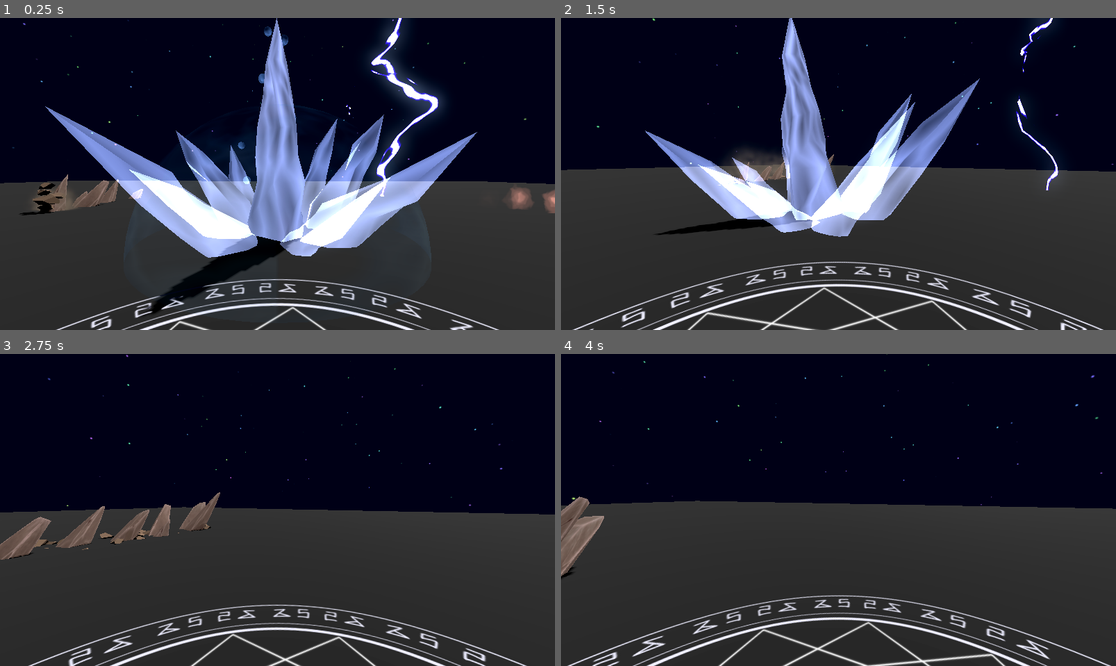
Above: before the commit, frames 1-4 (two rows, left to right).
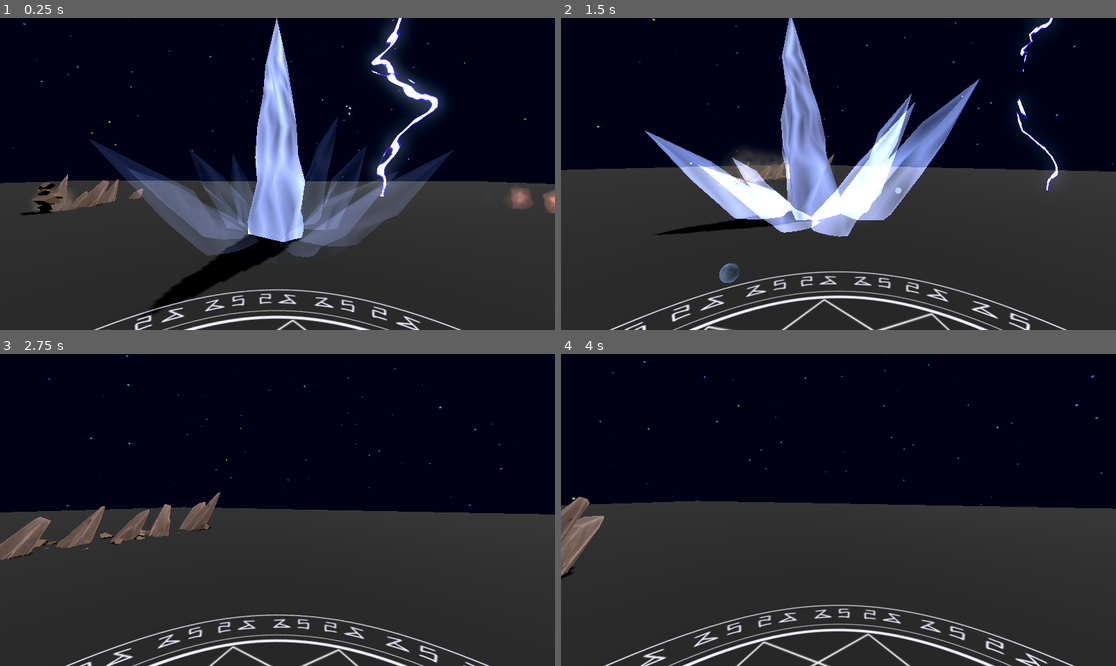
Above: after the commit, the same moments.

Repository: wispykey/shader-dump
Game: Godot game, scene res://demo_map.tscn
Two runs of this game, one before a commit and one after it. Both use one fixed random seed, a clock stepped at 60 frames per second and the inputs below.
Inputs (mouse positions are in pixels of both pictures, inside the frame that each line leads up to):
- Up to frame 1 (0.25 s): no input
- Up to frame 2 (1.5 s): tap Enter (ui_accept) at 0.5, 0.77 s; move the mouse to (960, 158) at 0.52 s; hold Right (ui_right) 0.53-1.28 s; click (960, 158) at 0.67 s; move the mouse to (810, 174) at 1.27 s; hold Up (ui_up) from 1.28 s (still down)
- Up to frame 3 (2.75 s): keep holding Up (ui_up); tap Enter (ui_accept) at 1.52 s; move the mouse to (288, 503) at 2.02 s
- Up to frame 4 (4 s): keep holding Up (ui_up); move the mouse to (832, 516) at 2.77 s; click (832, 516) at 2.92 s; tap Enter (ui_accept) at 3.02, 3.77 s; move the mouse to (877, 513) at 3.52 s

The runs differ from the first frame. In frame 1, 20% of the frame differs, in the area x 8-90%, y 0-100%; in frame 2, 5.3%; in frame 3, 4.4%; in frame 4, 5.3%.

Commit message:
Add cold sphere and wave

Diff:
--- /dev/null
+++ b/3D/SoulFreeze/cold_pulse_wave.tscn
@@ -0,0 +1,59 @@
+[gd_scene format=3 uid="uid://ieiym5frefq7"]
+
+[ext_resource type="Texture2D" uid="uid://pq2ufm81lrnf" path="res://3D/SoulFreeze/Puff.png" id="1_m6krk"]
+
+[sub_resource type="StandardMaterial3D" id="StandardMaterial3D_fqosr"]
+transparency = 1
+cull_mode = 2
+shading_mode = 0
+vertex_color_use_as_albedo = true
+vertex_color_is_srgb = true
+albedo_texture = ExtResource("1_m6krk")
+
+[sub_resource type="Curve" id="Curve_5ydq1"]
+_data = [Vector2(0, 0), 0.0, 0.0, 0, 0, Vector2(0.11337209, 0.47316533), 0.0, 0.0, 0, 0, Vector2(0.2994186, 0), 0.0, 0.0, 0, 0]
+point_count = 3
+
+[sub_resource type="CurveTexture" id="CurveTexture_g0pmh"]
+curve = SubResource("Curve_5ydq1")
+
+[sub_resource type="Curve" id="Curve_3e3ww"]
+_limits = [-1.0, 1.0, 0.0, 1.0]
+_data = [Vector2(0.07267442, 1), 0.0, 0.0, 0, 0, Vector2(0.14244185, -0.82089543), 0.0, 0.0, 0, 0, Vector2(0.22093022, -0.014925361), 0.0, 0.0, 0, 0]
+point_count = 3
+
+[sub_resource type="CurveTexture" id="CurveTexture_f4ndi"]
+curve = SubResource("Curve_3e3ww")
+
+[sub_resource type="ParticleProcessMaterial" id="ParticleProcessMaterial_oqnsf"]
+particle_flag_rotate_y = true
+emission_shape_offset = Vector3(0, 0.1, 0)
+emission_shape = 6
+emission_ring_axis = Vector3(0, 1, 0)
+emission_ring_height = 0.05
+emission_ring_radius = 1.8
+emission_ring_inner_radius = 1.85
+emission_ring_cone_angle = 90.0
+angle_min = -179.99998
+angle_max = 180.00002
+direction = Vector3(0, 0, 0)
+gravity = Vector3(0, 0, 0)
+radial_accel_min = 0.99999774
+radial_accel_max = 7.9999976
+radial_accel_curve = SubResource("CurveTexture_f4ndi")
+scale_min = 3.0
+scale_max = 3.5
+color = Color(0.7647059, 0.8862745, 1, 0.5764706)
+alpha_curve = SubResource("CurveTexture_g0pmh")
+
+[sub_resource type="QuadMesh" id="QuadMesh_8wj0r"]
+orientation = 1
+
+[node name="ColdPulseWave" type="GPUParticles3D" unique_id=1093937821]
+material_override = SubResource("StandardMaterial3D_fqosr")
+amount = 25
+lifetime = 4.0
+explosiveness = 1.0
+fixed_fps = 60
+process_material = SubResource("ParticleProcessMaterial_oqnsf")
+draw_pass_1 = SubResource("QuadMesh_8wj0r")
--- a/3D/SoulFreeze/small_shard_material.tres
+++ b/3D/SoulFreeze/small_shard_material.tres
@@ -18,6 +18,6 @@
 transparency = 1
 blend_mode = 1
 shading_mode = 0
-albedo_color = Color(1.4279907, 1.6019355, 2.2977145, 0.42745098)
+albedo_color = Color(1.4279907, 1.6019355, 2.2977145, 0.427451)
 albedo_texture = SubResource("NoiseTexture2D_m4dvh")
 refraction_enabled = true
--- a/3D/SoulFreeze/soul_freeze.gd
+++ b/3D/SoulFreeze/soul_freeze.gd
@@ -1,6 +1,7 @@
 extends Node3D
 
-@export var one_shot_particles: PackedScene
+@export var tiny_shards: PackedScene
+@export var cold_pulse_wave: PackedScene
 
 func _ready():
 	var mat: StandardMaterial3D = $"LargeShard/LargeShard-rigid".material_override
@@ -10,8 +11,11 @@
 func _on_animation_finished(anim_name: String):
 	queue_free()
 
+func spawn_cold_pulse_wave():
+	var particles_inst = cold_pulse_wave.instantiate()
+	add_child(particles_inst)
 
-func spawn_particles():
-	var particles_inst = one_shot_particles.instantiate()
+func spawn_tiny_shards():
+	var particles_inst = tiny_shards.instantiate()
 	particles_inst.position.y += 2;
 	add_child(particles_inst)
--- a/3D/SoulFreeze/soul_freeze.tscn
+++ b/3D/SoulFreeze/soul_freeze.tscn
@@ -4,6 +4,7 @@
 [ext_resource type="Material" uid="uid://csoq50ilhwyvg" path="res://3D/SoulFreeze/large_shard_material.tres" id="1_m4dvh"]
 [ext_resource type="Material" uid="uid://c67ryr3w0dajc" path="res://3D/SoulFreeze/small_shard_material.tres" id="2_m4dvh"]
 [ext_resource type="PackedScene" uid="uid://b3ekfvbo0c2q8" path="res://3D/SoulFreeze/tiny_shards.tscn" id="2_o3xu1"]
+[ext_resource type="PackedScene" uid="uid://ieiym5frefq7" path="res://3D/SoulFreeze/cold_pulse_wave.tscn" id="3_qi1tl"]
 
 [sub_resource type="Gradient" id="Gradient_o3xu1"]
 offsets = PackedFloat32Array(0.36969697, 0.5272727, 0.74848485, 0.8636364)
@@ -220,7 +221,7 @@
 
 [sub_resource type="Animation" id="Animation_m4dvh"]
 resource_name = "init"
-length = 4.3
+length = 3.6333334
 tracks/0/type = "value"
 tracks/0/imported = false
 tracks/0/enabled = true
@@ -228,7 +229,7 @@
 tracks/0/interp = 1
 tracks/0/loop_wrap = true
 tracks/0/keys = {
-"times": PackedFloat32Array(-0.06666667, 0.13333333, 0.29999995, 2.766667, 3.4666667),
+"times": PackedFloat32Array(0.13333338, 0.3, 0.46666664, 2.766667, 3.4666667),
 "transitions": PackedFloat32Array(0.482969, 1, 1, 1, 0.482969),
 "update": 0,
 "values": [Vector3(-2.4798565, -5.774605, -2.290897), Vector3(2.0646582, -0.97159284, 0.28204647), Vector3(1.9088326, -1.1362817, 0.19382367), Vector3(1.9088326, -1.1362817, 0.19382367), Vector3(-2.4798565, -5.774605, -2.290897)]
@@ -240,7 +241,7 @@
 tracks/1/interp = 1
 tracks/1/loop_wrap = true
 tracks/1/keys = {
-"times": PackedFloat32Array(-0.06666667, 0.066666655, 0.29999995, 2.766667, 3.4666667),
+"times": PackedFloat32Array(0.13333338, 0.23333333, 0.46666664, 2.766667, 3.4666667),
 "transitions": PackedFloat32Array(0.482969, 1, 1, 1, 0.482969),
 "update": 0,
 "values": [Vector3(0.3820777, -3.8690891, -4.719986), Vector3(1.7055544, -0.79943943, 0.031981617), Vector3(1.6556773, -0.9151234, -0.14710292), Vector3(1.6556773, -0.9151234, -0.14710292), Vector3(0.3820777, -3.8690891, -4.719986)]
@@ -252,7 +253,7 @@
 tracks/2/interp = 1
 tracks/2/loop_wrap = true
 tracks/2/keys = {
-"times": PackedFloat32Array(-0.06666667, -7.450581e-09, 0.29999995, 2.766667, 3.4666667),
+"times": PackedFloat32Array(0.13333338, 0.16666667, 0.46666664, 2.766667, 3.4666667),
 "transitions": PackedFloat32Array(0.482969, 1, 1, 1, 0.482969),
 "update": 0,
 "values": [Vector3(6.2855663, -4.462281, -0.73613787), Vector3(0.83983266, -0.6693387, 0.023869487), Vector3(1.0084202, -0.7867595, 0.0003414452), Vector3(1.0084202, -0.7867595, 0.0003414452), Vector3(6.2855663, -4.462281, -0.73613787)]
@@ -264,7 +265,7 @@
 tracks/3/interp = 1
 tracks/3/loop_wrap = true
 tracks/3/keys = {
-"times": PackedFloat32Array(-0.06666667, 0.13333333, 0.29999995, 2.766667, 3.4666667),
+"times": PackedFloat32Array(0.13333338, 0.3, 0.46666664, 2.766667, 3.4666667),
 "transitions": PackedFloat32Array(0.482969, 1, 1, 1, 0.482969),
 "update": 0,
 "values": [Vector3(4.438156, -6.0452766, -4.396067), Vector3(0.8069125, -0.8725052, 0.34566915), Vector3(0.9209589, -1.0349667, 0.1967456), Vector3(0.9209589, -1.0349667, 0.1967456), Vector3(4.438156, -6.0452766, -4.396067)]
@@ -276,7 +277,7 @@
 tracks/4/interp = 1
 tracks/4/loop_wrap = true
 tracks/4/keys = {
-"times": PackedFloat32Array(-0.06666667, 0.16666663, 0.29999995, 2.766667, 3.4666667),
+"times": PackedFloat32Array(0.13333338, 0.3333333, 0.46666664, 2.766667, 3.4666667),
 "transitions": PackedFloat32Array(0.482969, 1, 1, 1, 0.482969),
 "update": 0,
 "values": [Vector3(5.490912, -5.7485943, 2.265768), Vector3(0.6374265, -0.40831256, -0.5363934), Vector3(0.8052102, -0.5929248, -0.43952355), Vector3(0.8052102, -0.5929248, -0.43952355), Vector3(5.490912, -5.7485943, 2.265768)]
@@ -288,7 +289,7 @@
 tracks/5/interp = 1
 tracks/5/loop_wrap = true
 tracks/5/keys = {
-"times": PackedFloat32Array(-0.06666667, 0.13333333, 0.29999995, 2.766667, 3.4666667),
+"times": PackedFloat32Array(0.13333338, 0.3, 0.46666664, 2.766667, 3.4666667),
 "transitions": PackedFloat32Array(0.482969, 1, 1, 1, 0.482969),
 "update": 0,
 "values": [Vector3(2.7249084, -6.589891, 2.452193), Vector3(0.8292957, -1.1392972, -0.5022002), Vector3(0.8968735, -1.3336086, -0.39687735), Vector3(0.8968735, -1.3336086, -0.39687735), Vector3(2.7249084, -6.589891, 2.452193)]
@@ -300,7 +301,7 @@
 tracks/6/interp = 1
 tracks/6/loop_wrap = true
 tracks/6/keys = {
-"times": PackedFloat32Array(-0.06666667, 0.19999999, 0.29999995, 2.766667, 3.4666667),
+"times": PackedFloat32Array(0.13333338, 0.36666667, 0.46666664, 2.766667, 3.4666667),
 "transitions": PackedFloat32Array(0.482969, 1, 1, 1, 0.482969),
 "update": 0,
 "values": [Vector3(-1.5198159, -6.2727704, 1.7818778), Vector3(2.5059402, -0.6236012, -0.5423936), Vector3(2.3452916, -0.8490326, -0.4496432), Vector3(2.3452916, -0.8490326, -0.4496432), Vector3(-1.5198159, -6.2727704, 1.7818778)]
@@ -312,7 +313,7 @@
 tracks/7/interp = 1
 tracks/7/loop_wrap = true
 tracks/7/keys = {
-"times": PackedFloat32Array(-0.06666667, 0.066666655, 0.29999995, 2.766667, 3.4666667),
+"times": PackedFloat32Array(0.13333338, 0.23333333, 0.46666664, 2.766667, 3.4666667),
 "transitions": PackedFloat32Array(0.482969, 1, 1, 1, 0.482969),
 "update": 0,
 "values": [Vector3(-0.9578401, -7.3098316, 0.7403381), Vector3(1.9838792, -0.5171903, -1.1352465), Vector3(1.8901578, -0.7335994, -1.0754915), Vector3(1.8901578, -0.7335994, -1.0754915), Vector3(-0.9578401, -7.3098316, 0.7403381)]
@@ -324,7 +325,7 @@
 tracks/8/interp = 1
 tracks/8/loop_wrap = true
 tracks/8/keys = {
-"times": PackedFloat32Array(-0.20000005, 0.033333294, 2.864245, 3.3333335),
+"times": PackedFloat32Array(0, 0.19999997, 2.864245, 3.3333335),
 "transitions": PackedFloat32Array(1.1487008, 1, 1, 1.1487008),
 "update": 0,
 "values": [Vector3(0.05567956, -6.439067, -1.0149705), Vector3(0.007244095, 0.20466268, -0.031129628), Vector3(0.007244095, 0.20466268, -0.031129628), Vector3(0.05567956, -6.439067, -1.0149705)]
@@ -336,11 +337,14 @@
 tracks/9/interp = 1
 tracks/9/loop_wrap = true
 tracks/9/keys = {
-"times": PackedFloat32Array(0.16666663),
-"transitions": PackedFloat32Array(1),
+"times": PackedFloat32Array(0.23333338, 0.33333337),
+"transitions": PackedFloat32Array(1, 1),
 "values": [{
 "args": [],
-"method": &"spawn_particles"
+"method": &"spawn_cold_pulse_wave"
+}, {
+"args": [],
+"method": &"spawn_tiny_shards"
 }]
 }
 tracks/10/type = "value"
@@ -350,10 +354,10 @@
 tracks/10/interp = 1
 tracks/10/loop_wrap = true
 tracks/10/keys = {
-"times": PackedFloat32Array(0, 0.16666667, 0.23333333, 0.38358364),
+"times": PackedFloat32Array(0.16666667, 0.26666668, 0.33333334, 0.48358366),
 "transitions": PackedFloat32Array(1, 1, 1, 1),
 "update": 0,
-"values": [2.0, 2.0, 3.5, 4.0]
+"values": [2.0, 2.0, 2.8, 4.0]
 }
 tracks/11/type = "value"
 tracks/11/imported = false
@@ -362,10 +366,10 @@
 tracks/11/interp = 1
 tracks/11/loop_wrap = true
 tracks/11/keys = {
-"times": PackedFloat32Array(0, 0.15833335, 0.23333333, 0.38358364),
+"times": PackedFloat32Array(0.16666667, 0.25833336, 0.33333334, 0.48358366),
 "transitions": PackedFloat32Array(1, 1, 1, 1),
 "update": 0,
-"values": [4.0, 4.0, 7.0, 8.0]
+"values": [4.0, 4.0, 5.6000000000000005, 8.0]
 }
 tracks/12/type = "value"
 tracks/12/imported = false
@@ -374,10 +378,34 @@
 tracks/12/interp = 1
 tracks/12/loop_wrap = true
 tracks/12/keys = {
-"times": PackedFloat32Array(0.1, 0.2, 0.36666667),
+"times": PackedFloat32Array(0.19999996, 0.29999998, 0.46666667),
 "transitions": PackedFloat32Array(1.515715, 0.68302, 1),
 "update": 0,
-"values": [Color(0.456, 0.7359333, 0.95, 0), Color(0.456, 0.7359333, 0.95, 0.1882353), Color(0.456, 0.7359333, 0.95, 0)]
+"values": [Color(0.456, 0.7359333, 0.95, 0), Color(0.8313972, 1.3165625, 1.6852883, 0.1882353), Color(0.456, 0.7359333, 0.95, 0)]
+}
+tracks/13/type = "value"
+tracks/13/imported = false
+tracks/13/enabled = true
+tracks/13/path = NodePath("SmallShards/Shard2/SmallShard-rigid:material_override:albedo_color")
+tracks/13/interp = 1
+tracks/13/loop_wrap = true
+tracks/13/keys = {
+"times": PackedFloat32Array(0.16666667, 0.43333334),
+"transitions": PackedFloat32Array(1.2745613, 1),
+"update": 0,
+"values": [Color(1.4319261, 1.5980874, 2.2977145, 0), Color(1.4279907, 1.6019355, 2.2977145, 0.42745098)]
+}
+tracks/14/type = "value"
+tracks/14/imported = false
+tracks/14/enabled = true
+tracks/14/path = NodePath("LargeShard/LargeShard-rigid:material_override:albedo_color")
+tracks/14/interp = 1
+tracks/14/loop_wrap = true
+tracks/14/keys = {
+"times": PackedFloat32Array(0.04418792, 0.26666668, 0.36978304),
+"transitions": PackedFloat32Array(1.2311445, 1, 1),
+"update": 0,
+"values": [Color(1.4314969, 1.5976101, 2.2970352, 0), Color(1.4418361, 1.6091049, 2.3133948, 0.6666667), Color(1.4275625, 1.6014571, 2.2970352, 0.5019608)]
 }
 
 [sub_resource type="AnimationLibrary" id="AnimationLibrary_m1vsm"]
@@ -388,18 +416,19 @@
 
 [node name="SoulFreeze" type="Node3D" unique_id=1774289186]
 script = ExtResource("1_m1vsm")
-one_shot_particles = ExtResource("2_o3xu1")
+tiny_shards = ExtResource("2_o3xu1")
+cold_pulse_wave = ExtResource("3_qi1tl")
 
 [node name="ColdPulseSphere" type="MeshInstance3D" parent="." unique_id=1364139342]
 transform = Transform3D(1, 3.7252903e-09, 0, 0, 1, 1.4901161e-08, 0, 0, 0.99999994, 0, 1.4901161e-08, 0)
 material_override = SubResource("StandardMaterial3D_c6yhx")
 mesh = SubResource("SphereMesh_fqosr")
 
-[node name="LargeShard" type="RigidBody3D" parent="." unique_id=1171687372]
-transform = Transform3D(-0.97449875, -0.0072115716, 0.22427721, 0.025902767, 0.9891867, 0.14435619, -0.22289307, 0.14648433, -0.9637744, 0.05567956, -6.439067, -1.0149705)
-collision_layer = 0
-collision_mask = 0
-gravity_scale = 0.0
+[node name="LargeShard" type="Area3D" parent="." unique_id=2035108897]
+transform = Transform3D(-0.9744987, -0.0072115846, 0.22427727, 0.025902767, 0.9891867, 0.1443562, -0.22289313, 0.14648435, -0.9637743, 0.05567956, -6.439067, -1.0149705)
+collision_layer = 2
+collision_mask = 0
+monitoring = false
 
 [node name="LargeShard-rigid" type="MeshInstance3D" parent="LargeShard" unique_id=749315373]
 transform = Transform3D(0.8, 0, 0, 0, 0.8, 0, 0, 0, 0.8, 0, 0.2, 0)
@@ -415,10 +444,11 @@
 [node name="SmallShards" type="Node3D" parent="." unique_id=1039248268]
 transform = Transform3D(1, 0, 0, 0, 1, 0, 0, 0, 1, -1.43, 0.2, 0)
 
-[node name="Shard1" type="AnimatableBody3D" parent="SmallShards" unique_id=1092332448]
+[node name="Shard1" type="Area3D" parent="SmallShards" unique_id=1517316352]
 transform = Transform3D(0.14710169, 0.64050734, -0.75373155, -0.5716126, 0.6769402, 0.46369275, 0.80722994, 0.36263257, 0.4657012, -2.4798565, -5.774605, -2.290897)
 collision_layer = 2
 collision_mask = 0
+monitoring = false
 
 [node name="SmallShard-rigid" type="MeshInstance3D" parent="SmallShards/Shard1" unique_id=1067276846]
 transform = Transform3D(0.90099376, 0, 0.43383205, 0, 0.7, 0, -0.43383205, 0, 0.90099376, 0, 0, 0)
@@ -431,10 +461,11 @@
 shape = SubResource("ConvexPolygonShape3D_heqd4")
 metadata/_edit_lock_ = true
 
-[node name="Shard2" type="AnimatableBody3D" parent="SmallShards" unique_id=1679224773]
+[node name="Shard2" type="Area3D" parent="SmallShards" unique_id=1247850361]
 transform = Transform3D(0.8241317, 0.20501529, -0.2979518, -0.36164868, 0.4755093, -0.67312735, 0.004086092, 0.73611104, 0.51780653, 0.3820777, -3.8690891, -4.719986)
 collision_layer = 2
 collision_mask = 0
+monitoring = false
 
 [node name="SmallShard-rigid" type="MeshInstance3D" parent="SmallShards/Shard2" unique_id=1334606929]
 transform = Transform3D(0.90099376, 0, 0.43383205, 0, 0.7, 0, -0.43383205, 0, 0.90099376, 0, 0, 0)
@@ -447,10 +478,11 @@
 shape = SubResource("ConvexPolygonShape3D_heqd4")
 metadata/_edit_lock_ = true
 
-[node name="Shard3" type="AnimatableBody3D" parent="SmallShards" unique_id=1965020791]
+[node name="Shard3" type="Area3D" parent="SmallShards" unique_id=841687197]
 transform = Transform3D(0.8517088, -0.4687783, 0.3086087, 0.5596926, 0.667783, -0.530293, 0.041672856, 0.61213815, 0.81483144, 4.438156, -6.0452766, -4.396067)
 collision_layer = 2
 collision_mask = 0
+monitoring = false
 
 [node name="SmallShard-rigid" type="MeshInstance3D" parent="SmallShards/Shard3" unique_id=42608735]
 transform = Transform3D(0.90099376, 0, 0.43383205, 0, 0.7, 0, -0.43383205, 0, 0.90099376, 0, 0, 0)
@@ -463,10 +495,11 @@
 shape = SubResource("ConvexPolygonShape3D_heqd4")
 metadata/_edit_lock_ = true
 
-[node name="Shard4" type="AnimatableBody3D" parent="SmallShards" unique_id=1334602788]
+[node name="Shard4" type="Area3D" parent="SmallShards" unique_id=29300922]
 transform = Transform3D(0.3514232, -0.6929636, -0.34467852, 0.36814547, 0.4826476, -0.5949961, 0.68078697, 0.09671011, 0.4996764, 6.2855663, -4.462281, -0.73613787)
 collision_layer = 2
 collision_mask = 0
+monitoring = false
 
 [node name="SmallShard-rigid" type="MeshInstance3D" parent="SmallShards/Shard4" unique_id=858852536]
 transform = Transform3D(0.90099376, 0, 0.43383205, 0, 0.7, 0, -0.43383205, 0, 0.90099376, 0, 0, 0)
@@ -479,10 +512,11 @@
 shape = SubResource("ConvexPolygonShape3D_heqd4")
 metadata/_edit_lock_ = true
 
-[node name="Shard5" type="AnimatableBody3D" parent="SmallShards" unique_id=60657486]
+[node name="Shard5" type="Area3D" parent="SmallShards" unique_id=145203177]
 transform = Transform3D(-0.6571676, -0.6896599, 0.5500001, -0.7963507, 0.75883174, 3.7252903e-08, -0.379416, -0.3981754, -0.95262796, 5.490912, -5.7485943, 2.265768)
 collision_layer = 2
 collision_mask = 0
+monitoring = false
 
 [node name="SmallShard-rigid" type="MeshInstance3D" parent="SmallShards/Shard5" unique_id=582528876]
 transform = Transform3D(0.90099376, 0, 0.43383205, 0, 0.7, 0, -0.43383205, 0, 0.90099376, 0, 0, 0)
@@ -495,10 +529,11 @@
 shape = SubResource("ConvexPolygonShape3D_heqd4")
 metadata/_edit_lock_ = true
 
-[node name="Shard6" type="AnimatableBody3D" parent="SmallShards" unique_id=1919729573]
+[node name="Shard6" type="Area3D" parent="SmallShards" unique_id=1614509992]
 transform = Transform3D(-0.28608164, -0.2777727, 0.8622642, -0.5065736, 0.79870015, 0.089225195, -0.7510263, -0.43292063, -0.38863763, 2.7249084, -6.589891, 2.452193)
 collision_layer = 2
 collision_mask = 0
+monitoring = false
 
 [node name="SmallShard-rigid" type="MeshInstance3D" parent="SmallShards/Shard6" unique_id=229586482]
 transform = Transform3D(0.90099376, 0, 0.43383205, 0, 0.7, 0, -0.43383205, 0, 0.90099376, 0, 0, 0)
@@ -511,10 +546,11 @@
 shape = SubResource("ConvexPolygonShape3D_heqd4")
 metadata/_edit_lock_ = true
 
-[node name="Shard7" type="AnimatableBody3D" parent="SmallShards" unique_id=1512688127]
+[node name="Shard7" type="Area3D" parent="SmallShards" unique_id=283660002]
 transform = Transform3D(0.057857487, 0.38523352, 0.9210035, -0.28891802, 0.8895319, -0.3539199, -0.9556039, -0.24561758, 0.162767, -0.9578401, -7.3098316, 0.7403381)
 collision_layer = 2
 collision_mask = 0
+monitoring = false
 
 [node name="SmallShard-rigid" type="MeshInstance3D" parent="SmallShards/Shard7" unique_id=1243191121]
 transform = Transform3D(0.90099376, 0, 0.43383205, 0, 0.7, 0, -0.43383205, 0, 0.90099376, 0, 0, 0)
@@ -527,10 +563,11 @@
 shape = SubResource("ConvexPolygonShape3D_heqd4")
 metadata/_edit_lock_ = true
 
-[node name="Shard8" type="AnimatableBody3D" parent="SmallShards" unique_id=1664297172]
+[node name="Shard8" type="Area3D" parent="SmallShards" unique_id=2058894421]
 transform = Transform3D(-0.93014836, 0.6603319, 0.37254, 0.39712608, 0.92661524, -0.6509034, -0.6458444, -0.38124284, -0.93677056, -1.5198159, -6.2727704, 1.7818778)
 collision_layer = 2
 collision_mask = 0
+monitoring = false
 
 [node name="SmallShard-rigid" type="MeshInstance3D" parent="SmallShards/Shard8" unique_id=1736286830]
 transform = Transform3D(0.90099376, 0, 0.43383205, 0, 0.7, 0, -0.43383205, 0, 0.90099376, 0, 0, 0)
--- a/demo_map.gd
+++ b/demo_map.gd
@@ -20,18 +20,8 @@
 		print("Skill index out of range")
 		return
 
-	# Eventually make this a lookup with other per-skill info
-	match skill_index:
-		0:
-			magic_circle.play_cast_finish(Color.SKY_BLUE)
-		1:
-			magic_circle.play_cast_finish(Color.PALE_GREEN)
-		2:
-			magic_circle.play_cast_finish(Color.POWDER_BLUE)
-		_:
-			magic_circle.play_cast_finish()
 
-	var skill_inst = skill_loadout[skill_index].instantiate()
+	var skill_inst: Node3D = skill_loadout[skill_index].instantiate()
 
 	var angle = -1 * player.look_rotation.y
 	var player_facing_dir = Vector3(sin(angle), 0, -cos(angle))
@@ -43,8 +33,25 @@
 	var spawn_position = player.position + offset
 
 	skill_inst.position = spawn_position
+	skill_inst.rotation.y = player.look_rotation.y
+
+
+	# Eventually make this a lookup with other per-skill info
+	match skill_index:
+		0:
+			magic_circle.play_cast_finish(Color.SKY_BLUE)
+		1:
+			magic_circle.play_cast_finish(Color.PALE_GREEN)
+		2:
+			magic_circle.play_cast_finish(Color.POWDER_BLUE)
+			# Should rotation be random?
+		_:
+			magic_circle.play_cast_finish()
+
 
 	add_child(skill_inst)
+
+
 
 
 func spawn_pots():
--- a/demo_map.tscn
+++ b/demo_map.tscn
@@ -46,7 +46,7 @@
 [node name="ProtoController" parent="." unique_id=725154141 instance=ExtResource("1_42bif")]
 
 [node name="MagicCircle" parent="ProtoController" unique_id=198085887 instance=ExtResource("8_n3c11")]
-transform = Transform3D(0.547, 0, 0, 0, 0.547, 0, 0, 0, 0.547, 0, 0, 0)
+transform = Transform3D(0.5, 0, 0, 0, 0.5, 0, 0, 0, 0.5, 0, 0, 0)
 
 [node name="Floor" type="CSGBox3D" parent="." unique_id=1044718296]
 transform = Transform3D(0.99999815, 0.0016169095, -0.0010314098, -0.0016160911, 0.9999984, 0.0007979993, 0.0010326918, -0.0007963396, 0.99999917, 0.01732254, -0.4621582, -0.010160446)
Binary file added: 3D/SoulFreeze/Puff.png
Not shown, added: 3D/SoulFreeze/Puff.png.import
